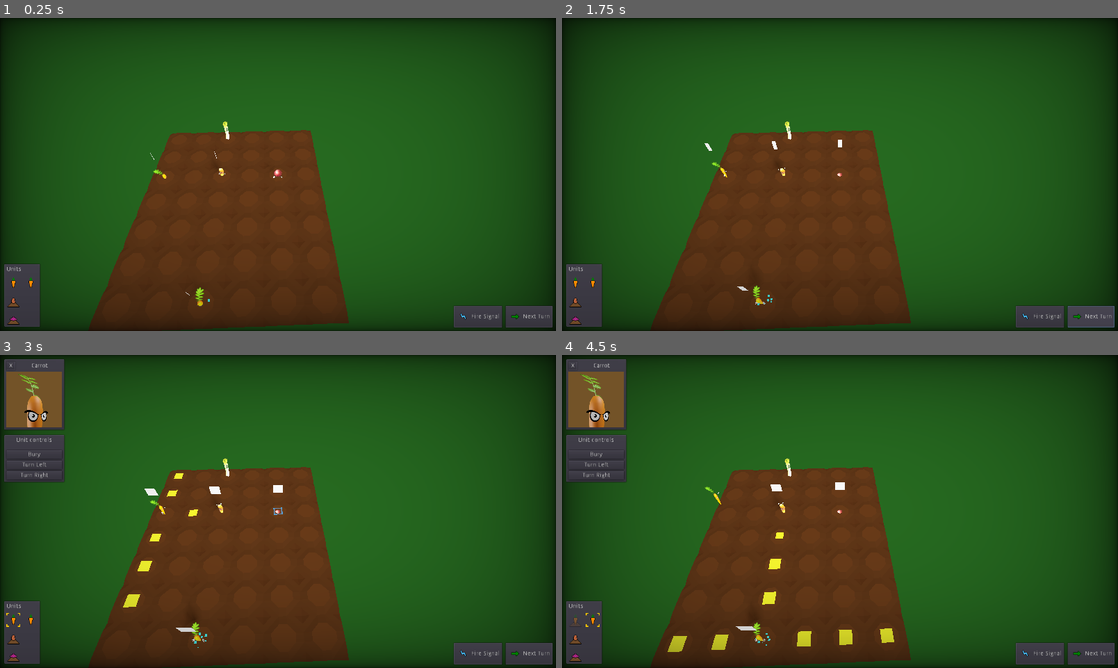
Above: before the commit, frames 1-4 (two rows, left to right).
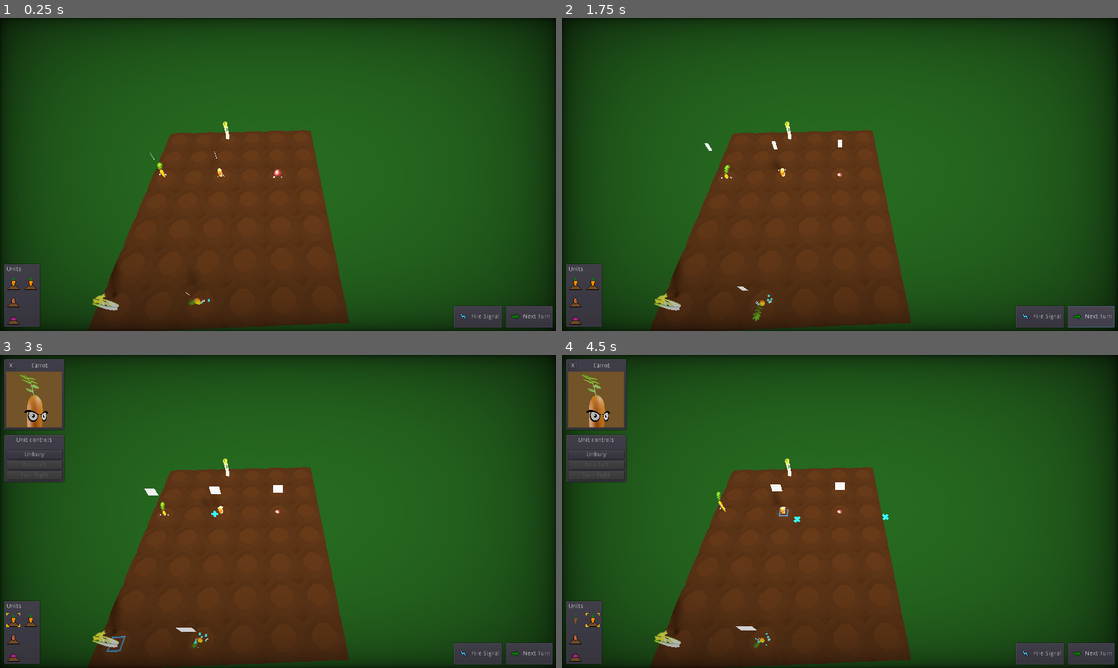
Above: after the commit, the same moments.

Repository: wingedadventurer/gwj-xii
Game: Godot game, scene res://scenes/levels/level_test.tscn
Two runs of this game, one before a commit and one after it. Both use one fixed random seed, a clock stepped at 60 frames per second and the inputs below.
Inputs (mouse positions are in pixels of both pictures, inside the frame that each line leads up to):
- Up to frame 1 (0.25 s): no input
- Up to frame 2 (1.75 s): click "Next Turn" at 0.5 s; click "Next Turn" at 1.25 s
- Up to frame 3 (3 s): click "Fire Signal" at 2 s; click (11, 621) at 2.77 s
- Up to frame 4 (4.5 s): click "Bury" (after the commit: "Unbury") at 3.5 s; click (595, 621) at 4.27 s

The runs differ from the first frame. In frame 1, 0.4% of the frame differs, in the area x 1-41%, y 46-94%; in frame 2, 0.4%; in frame 3, 0.8%; in frame 4, 1.2%, in the area x 2-60%, y 30-95%.

Commit message:
Make level check if all celeries have been hit

Diff:
--- a/godot-project/project.godot
+++ b/godot-project/project.godot
@@ -9,6 +9,16 @@
 config_version=4
 
 _global_script_classes=[ {
+"base": "Spatial",
+"class": "class_celery",
+"language": "GDScript",
+"path": "res://scripts/celery.gd"
+}, {
+"base": "Spatial",
+"class": "class_level",
+"language": "GDScript",
+"path": "res://scripts/level.gd"
+}, {
 "base": "Area",
 "class": "class_move_arrow",
 "language": "GDScript",
@@ -35,6 +45,8 @@
 "path": "res://scripts/unit_ui.gd"
 } ]
 _global_script_class_icons={
+"class_celery": "",
+"class_level": "",
 "class_move_arrow": "",
 "class_signal": "",
 "class_unit": "",
@@ -60,7 +72,7 @@
 
 window/size/width=1280
 window/size/height=720
-window/stretch/mode="viewport"
+window/stretch/mode="2d"
 window/stretch/aspect="keep"
 
 [importer_defaults]
--- a/godot-project/scenes/level.tscn
+++ b/godot-project/scenes/level.tscn
@@ -6,7 +6,9 @@
 [ext_resource path="res://scenes/ui/game_ui.tscn" type="PackedScene" id=4]
 [ext_resource path="res://scenes/playable_area.tscn" type="PackedScene" id=5]
 
-[node name="level" type="Spatial"]
+[node name="level" type="Spatial" groups=[
+"level",
+]]
 script = ExtResource( 1 )
 __meta__ = {
 "_edit_lock_": true
--- a/godot-project/scenes/levels/level_test.tscn
+++ b/godot-project/scenes/levels/level_test.tscn
@@ -8,7 +8,7 @@
 [ext_resource path="res://scenes/signal_start.tscn" type="PackedScene" id=6]
 [ext_resource path="res://scenes/celery.tscn" type="PackedScene" id=7]
 
-[node name="level" instance=ExtResource( 1 )]
+[node name="level" index="0" instance=ExtResource( 1 )]
 
 [node name="collision_polygon" parent="playable_area" index="0"]
 polygon = PoolVector2Array( -4.41949, -2.44929, 1.3917, -2.40288, 1.39856, 4.39782, -4.44466, 4.42229 )
@@ -141,19 +141,14 @@
 [node name="tile_dirt_18" parent="tiles" index="41" instance=ExtResource( 2 )]
 transform = Transform( 1, 0, 0, 0, 1, 0, 0, 0, 1, -3, 0, 3 )
 
-[node name="units" parent="." index="3"]
-editor/display_folded = true
-
 [node name="unit_carrot" parent="units" index="0" instance=ExtResource( 3 )]
-transform = Transform( -4.37114e-008, 0, 1, 0, 1, 0, -1, 0, -4.37114e-008, -4, 0, 0 )
-buried = false
+transform = Transform( 1, 0, 1.06581e-014, 0, 1, 0, -1.06581e-014, 0, 1, -4, 0, 0 )
 
 [node name="unit_carrot_2" parent="units" index="1" instance=ExtResource( 3 )]
-transform = Transform( 1, 0, 0, 0, 1, 0, 0, 0, 1, -2, 0, 4 )
-buried = false
+transform = Transform( -1, 0, -8.74228e-008, 0, 1, 0, 8.74228e-008, 0, -1, -2, 0, 4 )
 
 [node name="unit_potato_3" parent="units" index="2" instance=ExtResource( 4 )]
-transform = Transform( 1, 0, 0, 0, 1, 0, 0, 0, 1, -2, 0, 0 )
+transform = Transform( -1, 0, 0, 0, 1, 0, 0, 0, -1, -2, 0, 0 )
 
 [node name="unit_onion" parent="units" index="3" instance=ExtResource( 5 )]
 
@@ -173,4 +168,7 @@
 [node name="celery" parent="." index="7" instance=ExtResource( 7 )]
 transform = Transform( 1, 0, 0, 0, 1, 0, 0, 0, 1, -2, 0, -2 )
 
+[node name="celery_2" parent="." index="8" instance=ExtResource( 7 )]
+transform = Transform( 1, 0, 0, 0, 1, 0, 0, 0, 1, -4, 0, 4 )
+
 [editable path="playable_area"]
--- a/godot-project/scripts/celery.gd
+++ b/godot-project/scripts/celery.gd
@@ -1,4 +1,7 @@
 extends Spatial
+class_name class_celery
+
+signal caught_signal(me)
 
 # warning-ignore:unused_class_variable
 var unit_type := 4
@@ -6,4 +9,7 @@
 func _on_signal_receive_area_body_entered(body) -> void:
 		if body is class_signal:
 			body.queue_free()
-			print("Celery caught signal!")
+			emit_signal("caught_signal", self)
+
+func reset() -> void:
+	pass
--- a/godot-project/scripts/level.gd
+++ b/godot-project/scripts/level.gd
@@ -1,13 +1,34 @@
 extends Spatial
+class_name class_level
 
 var scene_camera = preload("res://scenes/camera.tscn")
+var cursor_image = preload("res://textures/cursor_carrot.png")
 
-var cursor_image = preload("res://textures/cursor_carrot.png")
+var number_of_celeries := 0
+var remaining_celeries := 0
 
 func _ready() -> void:
 	instance_camera()
 	Input.set_custom_mouse_cursor(cursor_image)
+	initialize()
 
 func instance_camera() -> void:
 	var camera = scene_camera.instance()
 	add_child(camera)
+
+func initialize() -> void:
+	# connect celeries
+	var celeries = get_tree().get_nodes_in_group("celery")
+	for celery in celeries:
+		celery.connect("caught_signal", self, "_on_celery_caught_signal")
+
+	var number_of_celeries = celeries.size()
+	reset_remaining_celery_count()
+
+func reset_remaining_celery_count() -> void:
+	remaining_celeries = number_of_celeries
+
+func _on_celery_caught_signal(celery : class_celery) -> void:
+	remaining_celeries -= 1
+	if remaining_celeries == 0:
+		print("You won!")
--- a/godot-project/scripts/static_ui.gd
+++ b/godot-project/scripts/static_ui.gd
@@ -4,6 +4,10 @@
 	for unit in get_tree().get_nodes_in_group("unit"):
 		unit.action_done = false
 		unit.signals_launched = false
+	for celery in get_tree().get_nodes_in_group("celery"):
+		(celery as class_celery).reset()
+	for level in get_tree().get_nodes_in_group("level"):
+		(level as class_level).reset_remaining_celery_count()
 
 func _on_button_fire_signal_pressed() -> void:
 	for signal_start in get_tree().get_nodes_in_group("signal_start"):
--- a/godot-project/scripts/unit.gd
+++ b/godot-project/scripts/unit.gd
@@ -147,12 +147,10 @@
 func show_move_arrows() -> void:
 	for node in $move_positions.get_children():
 		node.show_if_free()
-	print("Shown move arrows!")
 
 func hide_move_arrows() -> void:
 	for node in $move_positions.get_children():
 		node.hide2()
-	print("Hidden move arrows!")
 
 func _on_move_arrow_selected(move_arrow : class_move_arrow) -> void:
 	move(move_arrow.global_transform.origin)
